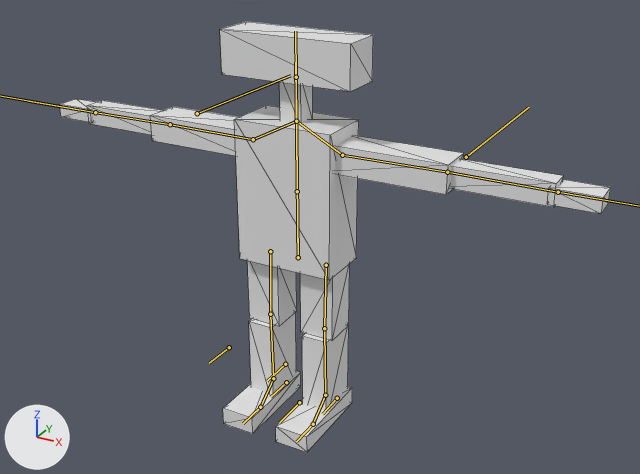
The glTF model assets/models/chessinggame.glb: old version first, new version second.
The view is the same before and after, from a camera (50 mm lens) standing at (2.58, -4.4, 3.47) and looking at (0.33, -0.3, 1.42). The axes (+X, +Y, +Z) are drawn at lower left. The lights are the same throughout. The bones that bend it are drawn over the model as lines. Mesh edges are drawn as thin lines.
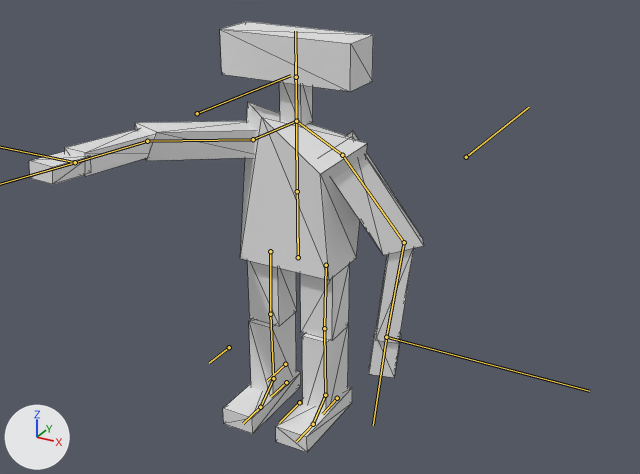
The newer file adds an action. The first version stands in its rest pose; the second is drawn at frame 1 of the action 'cast'.

What differs and where, as boxes [x1, y1, x2, y2] in the pictures (640 x 474 px):
'Cube.010', posed: before [234, 105, 359, 280]; after [240, 102, 368, 280]
'Cube.015', posed (8% narrower, 52% taller): before [150, 107, 464, 195]; after [135, 121, 424, 255]
'Cube.016', posed (27% narrower, 100% taller): before [87, 100, 563, 207]; after [65, 128, 414, 343]
'Cube.018', posed (32% narrower, 96% taller): before [60, 99, 611, 214]; after [29, 152, 401, 378]
bone 'arm1.L', root to tip: before (342, 155) to (447, 172); after (342, 155) to (404, 242)
bone 'arm2.L', root to tip: before (447, 172) to (558, 192); after (404, 242) to (386, 337)
bone 'arm1.R', root to tip: before (253, 139) to (170, 124); after (253, 139) to (147, 141)
bone 'arm2.R', root to tip: before (170, 124) to (95, 112); after (147, 141) to (75, 162)

What the commit changed:
Bone 'arm1.L' (bone_arm1_l) turns from (0, 0, 0) to (-20, 65, -73) degrees about its own x, y and z.
Bone 'arm2.L' (bone_arm2_l) turns from (0, 0, 0) to (41, 0, 0) degrees about its own x, y and z.
Bone 'arm1.R' (bone_arm1_r) turns from (0, 0, 0) to (51, 5, -2) degrees about its own x, y and z.
Bone 'arm2.R' (bone_arm2_r) turns from (0, 0, 0) to (39, 0, 0) degrees about its own x, y and z.
